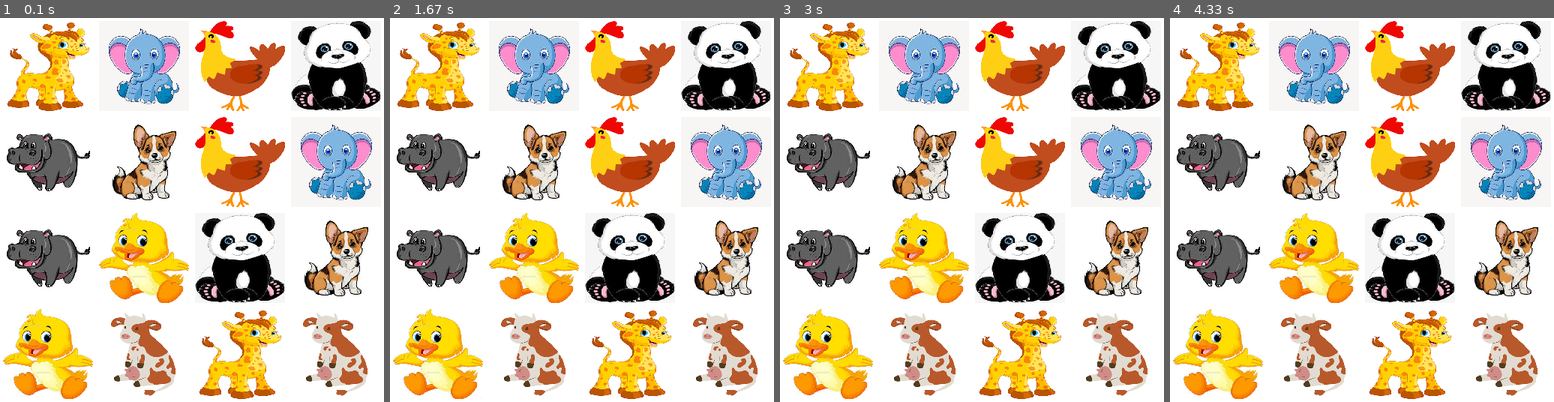
Above: before the commit, frames 1-4 (left to right).
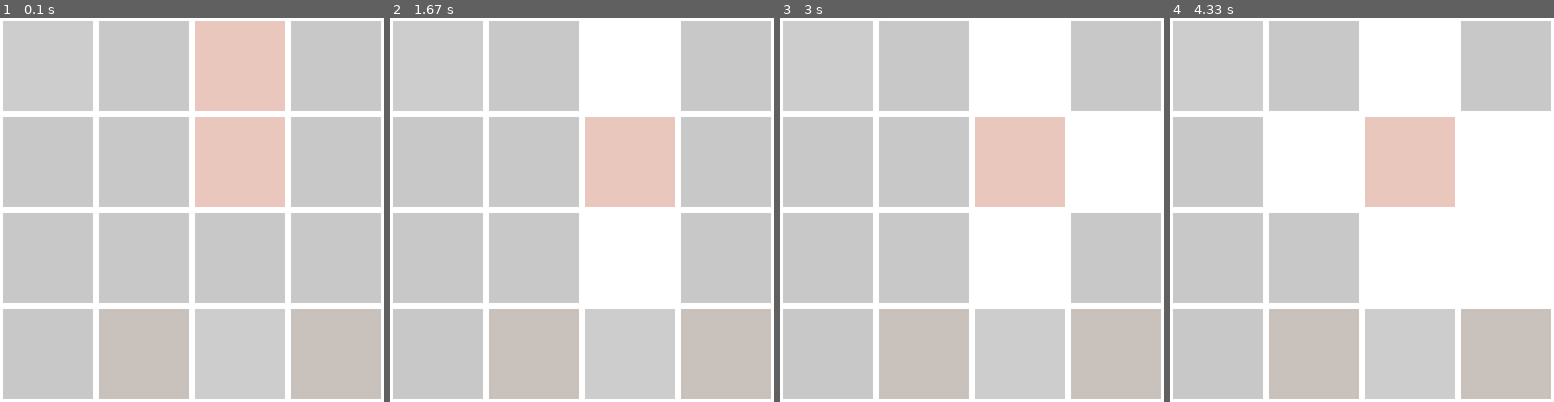
Above: after the commit, the same moments.

Repository: lijimo/pygame_project
Game: pygame game, started from app.py
The game is run twice, just before and just after one commit, with the same random seed, the same clock (stepped at 60 frames per second) and the same inputs.
Inputs (mouse positions are in pixels of both pictures, inside the frame that each line leads up to):
- Up to frame 1 (0.1 s): no input
- Up to frame 2 (1.67 s): click (582, 210) at 0.38 s; click (620, 294) at 0.72 s; click (639, 75) at 1.05 s; click (589, 79) at 1.38 s
- Up to frame 3 (3 s): click (972, 256) at 1.72 s; click (1071, 271) at 2.05 s; click (1071, 175) at 2.38 s; click (1110, 179) at 2.72 s
- Up to frame 4 (4.33 s): click (1496, 286) at 3.05 s; click (1377, 194) at 3.38 s; click (1277, 140) at 3.72 s; click (1465, 252) at 4.05 s

The runs differ from the first frame. In frame 1, 87% of the frame differs, in the area x 0-100%, y 0-100%; in frame 2, 81%; in frame 3, 78%; in frame 4, 71%.

Commit message:
added functionality to check for a match

Diff:
--- a/app.py
+++ b/app.py
@@ -2,6 +2,7 @@
 import game_config as gc
 from pygame import display, event, image, transform
 from animal import Animal
+from time import sleep
 
 def find_index(x, y):
     row = y // gc.IMAGE_SIZE
@@ -35,12 +36,25 @@
             mouse_x, mouse_y = pygame.mouse.get_pos()
             index = find_index(mouse_x, mouse_y)
             current_images.append(index)
+            # only display two animals at a time
+            if len(current_images) > 2:
+                current_images = current_images[1:]
 
     # initial blank screen
     screen.fill((255,255,255))
     # display animals
-    for tile in tiles:
-        screen.blit(tile.image, (tile.col * gc.IMAGE_SIZE + gc.MARGIN, tile.row * gc.IMAGE_SIZE + gc.MARGIN))
+    for i, tile in enumerate(tiles):
+        image_i = tile.image if i in current_images else tile.box
+        if not tile.skip:
+            screen.blit(image_i, (tile.col * gc.IMAGE_SIZE + gc.MARGIN, tile.row * gc.IMAGE_SIZE + gc.MARGIN))
+
+    # check for match
+    if len(current_images) == 2:
+        index1, index2 = current_images
+        if tiles[index1].name == tiles[index2].name:
+            tiles[index1].skip = True
+            tiles[index2].skip = True
+            current_images = []
 
     display.flip()
 
